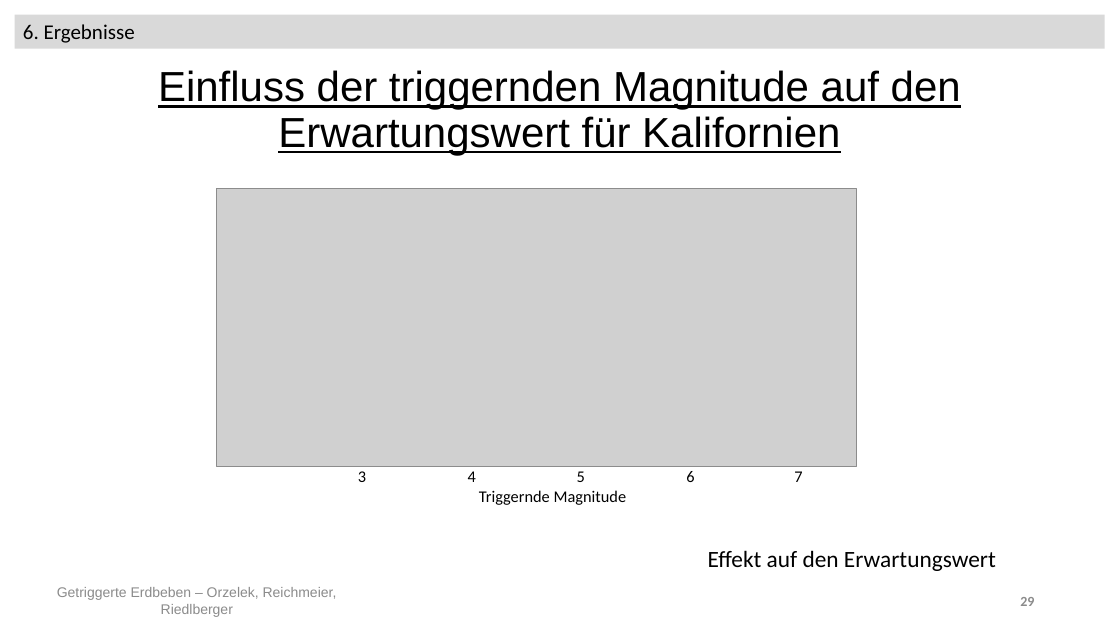
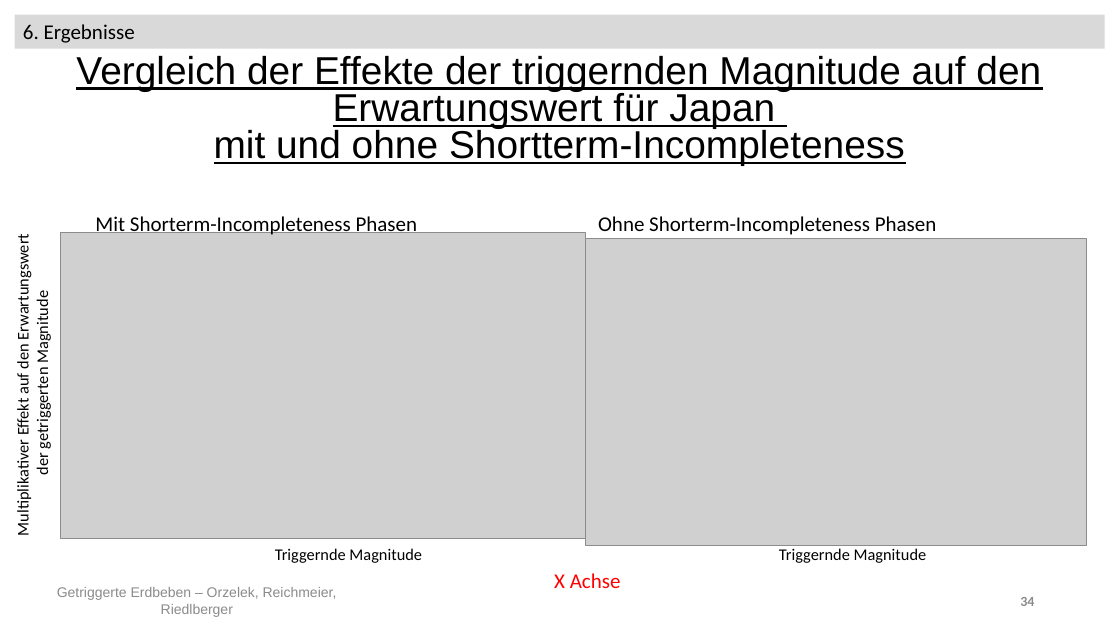
Before and after one commit to Kati77/Praktikum-Erdbeben, a slide deck: slide 34 of pp - AbschlusspräsentationX.pptx (slide 29 before the commit). Drawn at 1120x630 pixels with LibreOffice and Linux fonts; fonts in the diff are those of the drawing; grey boxes stand for pictures. Boxes give left, top, right and bottom in pixels: in the first picture for what was removed or moved away, otherwise in the second. Text is boxed around its words. In the diff, an @@ line names an element or a change of style, - is before the commit and + after.

```diff
--- a/pp - AbschlusspräsentationX.pptx
+++ b/pp - AbschlusspräsentationX.pptx
@@ text at (76,56,1041,166): text changed; size 36 to 33.3 pt @@
-Einfluss der triggernden Magnitude auf den Erwartungswert für Kalifornien
+Vergleich der Effekte der triggernden Magnitude auf den Erwartungswert für Japan
+mit und ohne Shortterm-Incompleteness
@@ text "Multiplikativer Effekt auf den Erwartungswert" at (13,245,53,534): rotation 0 to 270 degrees @@
@@ picture removed at (216,188,856,466) @@
@@ picture added at (60,232,586,539) @@
@@ text added at (95,214,418,235), 18 pt, text #000000 @@
+Mit Shorterm-Incompleteness Phasen
@@ picture added at (586,239,1086,545) @@
@@ text added at (598,216,937,235), 18 pt, text #000000 @@
+Ohne Shorterm-Incompleteness Phasen
@@ text at (13,245,53,534): text changed; size 20 to 14 pt @@
-Effekt auf den Erwartungswert
+Multiplikativer Effekt auf den Erwartungswert
+der getriggerten Magnitude
@@ text at (358,471,802,482): paragraph removed @@
-3 4 5 6 7
@@ text "Triggernde Magnitude": place and size @@
-text "Triggernde Magnitude" at (358,471,802,482)
+text "Triggernde Magnitude" at (275,548,422,563)
@@ text "Triggernde Magnitude" at (275,548,422,563): alignment centre to left @@
@@ text added at (779,548,927,563), 14 pt, text #000000 @@
+Triggernde Magnitude
@@ text added at (554,573,621,588), 18 pt, text #FF0000 @@
+X Achse
@@ page number at (1020,597,1034,606): text changed @@
-29
+34
```
Also in this commit, not shown: 34 other slides changed, 2 slides added, 6 slides removed.
